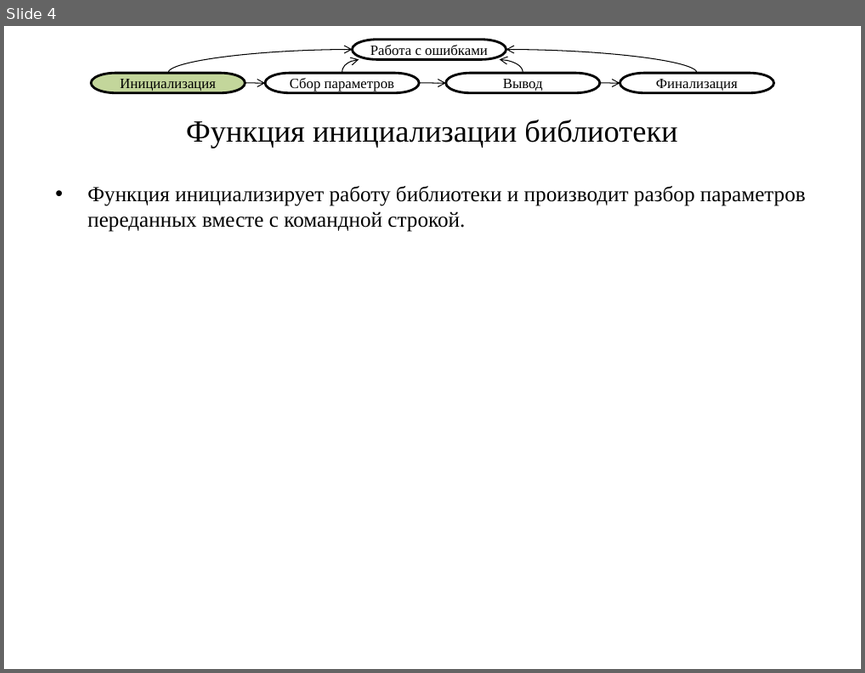
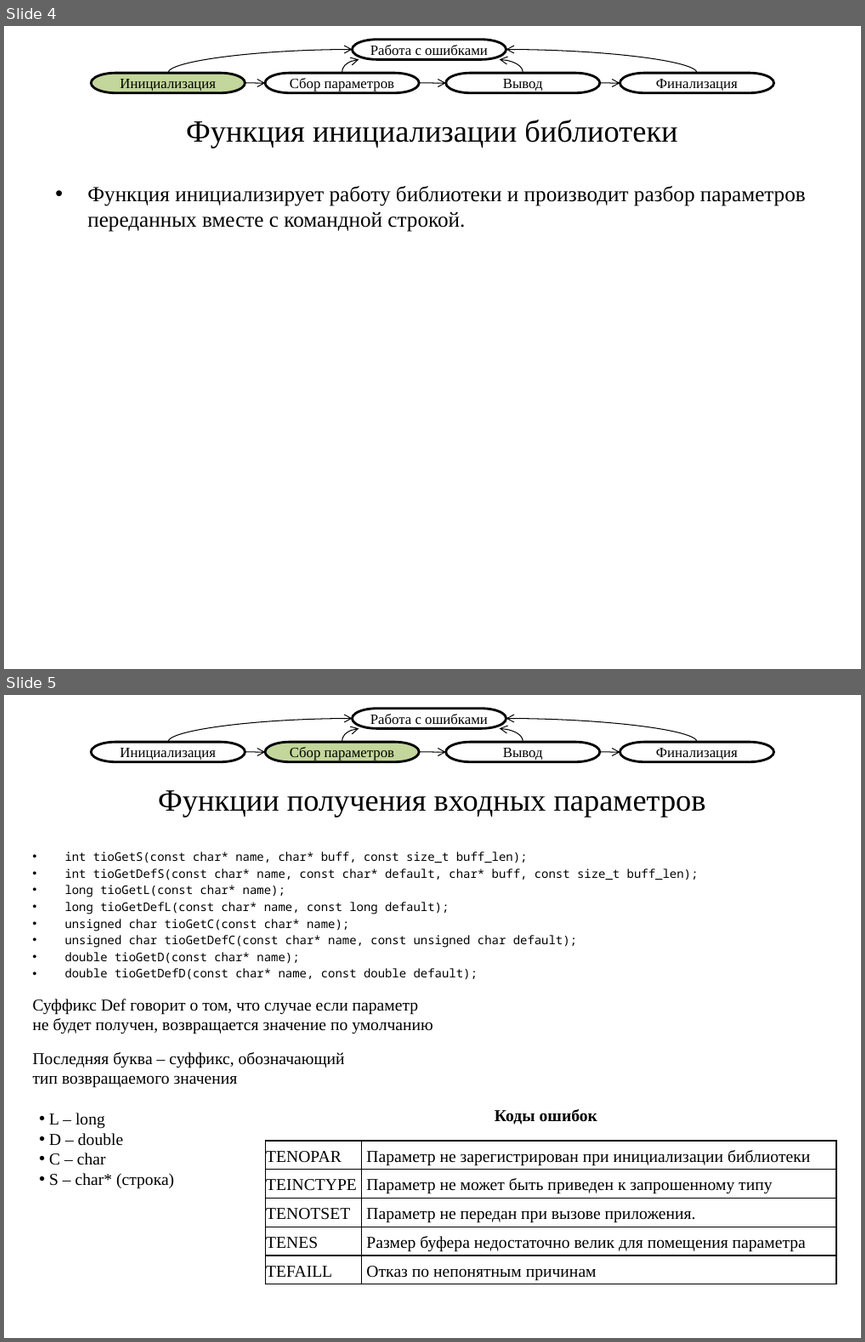
Before and after one commit to nwcfang/diplom_report, a slide deck: presentation/presentation.pptx. Shown one above the other, each under a label of ours: slide 4 before the commit, slides 4 and 5 after it. The pictures are 865x673 and 865x1342 pixels, drawn with LibreOffice and Linux fonts; fonts in the diff are those of the drawing. Boxes give left, top, right and bottom in pixels: in the first picture for what was removed or moved away, otherwise in the second. Text is boxed around its words. In the diff, an @@ line names an element or a change of style, - is before the commit and + after.

```diff
--- a/presentation/presentation.pptx
+++ b/presentation/presentation.pptx
@@ slide 5 added at box(4, 695, 861, 1338), background #FFFFFF @@
@@ curved arrow added from (168, 742) to (352, 718), #000000 0.75 pt @@
@@ pill shape added at box(352, 709, 506, 728), fill #FFFFFF, outline #000000 2 pt, 12 pt, text #000000 @@
+Работа с ошибками
@@ curved arrow added from (697, 742) to (506, 718), #000000 0.75 pt @@
@@ pill shape added at box(92, 742, 245, 762), fill #FFFFFF, outline #000000 2 pt, 12 pt, text #000000 @@
+Инициализация
@@ pill shape added at box(265, 742, 420, 762), fill #C3D69B, outline #000000 2 pt, 12 pt, text #000000 @@
+Cбор параметров
@@ curved arrow added from (342, 742) to (358, 728), #000000 0.75 pt @@
@@ pill shape added at box(446, 742, 601, 762), fill #FFFFFF, outline #000000 2 pt, 12 pt, text #000000 @@
+Вывод
@@ curved arrow added from (522, 742) to (500, 728), #000000 0.75 pt @@
@@ pill shape added at box(620, 742, 774, 762), fill #FFFFFF, outline #000000 2 pt, 12 pt, text #000000 @@
+Финализация
@@ curved arrow added from (245, 752) to (265, 753), #000000 0.75 pt @@
@@ curved arrow added from (419, 752) to (446, 753), #000000 0.75 pt @@
@@ curved arrow added from (600, 752) to (620, 753), #000000 0.75 pt @@
@@ title added at box(158, 790, 706, 817), 26 pt, text #000000 @@
+Функции получения входных параметров
@@ text added at box(65, 851, 698, 979), 10 pt, text #000000 @@
+• int tioGetS(const char* name, char* buff, const size_t buff_len);
+• int tioGetDefS(const char* name, const char* default, char* buff, const size_t buff_len);
+• long tioGetL(const char* name);
+• long tioGetDefL(const char* name, const long default);
+• unsigned char tioGetC(const char* name);
+• unsigned char tioGetDefC(const char* name, const unsigned char default);
+• double tioGetD(const char* name);
+• double tioGetDefD(const char* name, const double default);
@@ text added at box(33, 998, 433, 1034), 14 pt, text #000000 @@
+Суффикс Def говорит о том, что случае если параметр
+не будет получен, возвращается значение по умолчанию
@@ text added at box(33, 1052, 345, 1088), 14 pt, text #000000 @@
+Последняя буква – суффикс, обозначающий
+тип возвращаемого значения
@@ text added at box(49, 1112, 174, 1189), 14 pt, text #000000 @@
+• L – long
+• D – double
+• C – char
+• S – char* (строка)
@@ text added at box(494, 1109, 597, 1124), 14 pt, text #000000, bold @@
+Коды ошибок
@@ table added at box(265, 1140, 837, 1285), 5 rows, 2 columns @@
+TENOPAR | Параметр не зарегистрирован при инициализации библиотеки
+TEINCTYPE | Параметр не может быть приведен к запрошенному типу
+TENOTSET | Параметр не передан при вызове приложения.
+TENES | Размер буфера недостаточно велик для помещения параметра
+TEFAILL | Отказ по непонятным причинам
```
Also in this commit, not shown: 4 slides changed, 1 other slide added, 1 other file.
